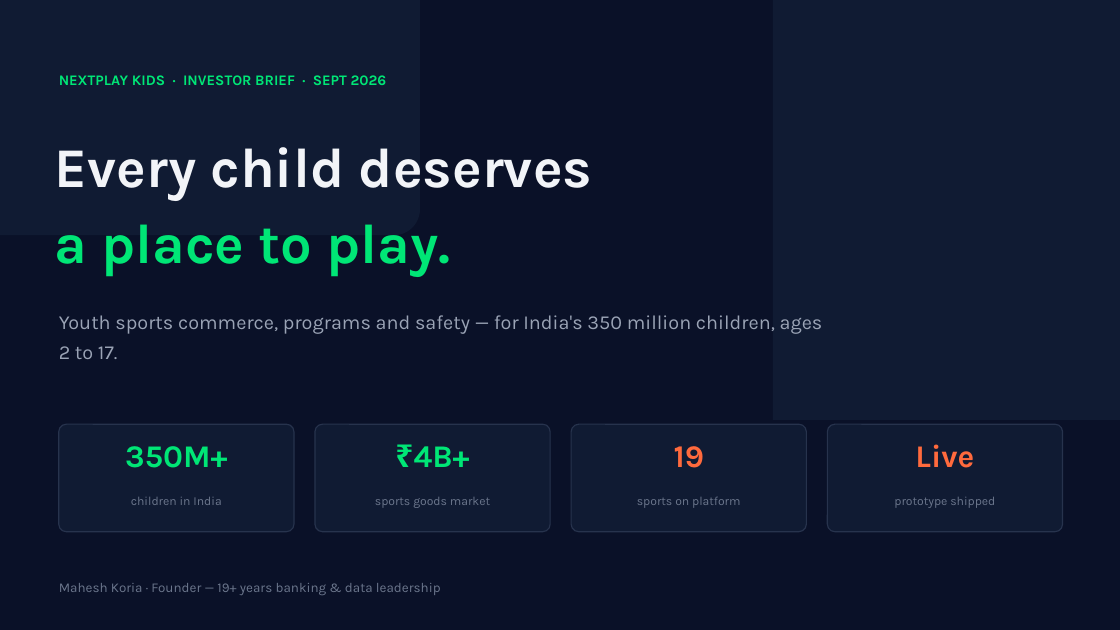
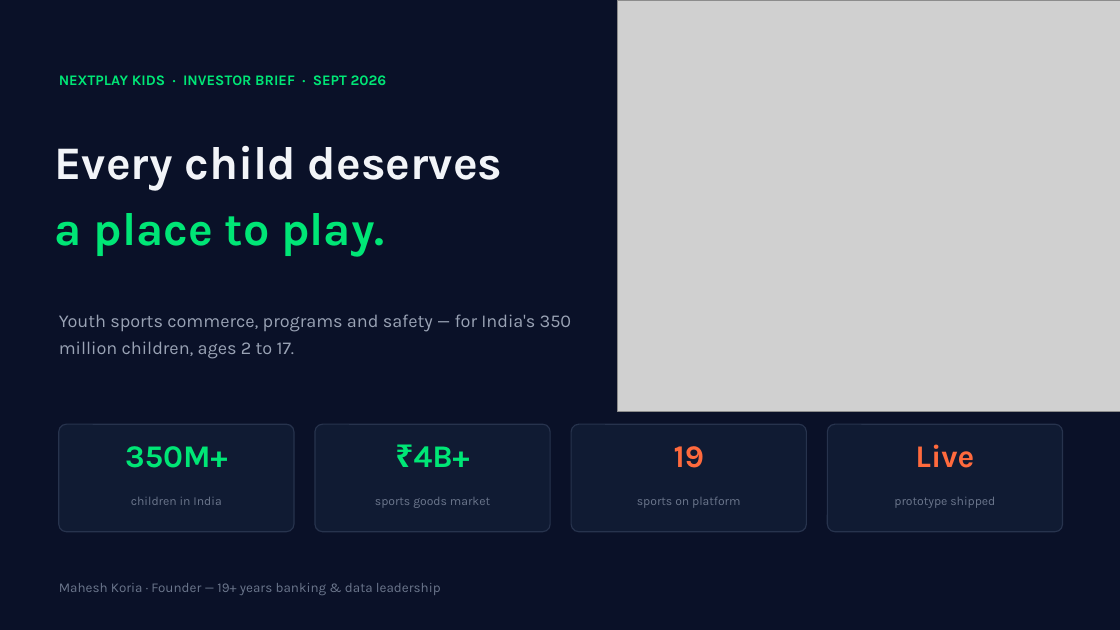
Before and after one commit to maheshkoriacourse/nextplay-kids, a slide deck: slide 1 of NextPlay-Kids-Investor-Pitch.pptx. Drawn at 1120x630 pixels with LibreOffice and Linux fonts; fonts in the diff are those of the drawing; grey boxes stand for pictures. Boxes give left, top, right and bottom in pixels: in the first picture for what was removed or moved away, otherwise in the second. Text is boxed around its words. In the diff, an @@ line names an element or a change of style, - is before the commit and + after.

Commit message:
deck: kids-action photos on title slide (full-bleed right panel) and closing slide (dojo band) — sweat & energy added

```diff
--- a/NextPlay-Kids-Investor-Pitch.pptx
+++ b/NextPlay-Kids-Investor-Pitch.pptx
@@ rounded rectangle removed at (0, 0, 420, 235) @@
@@ picture added at (618, 0, 1120, 412) @@
@@ rectangle removed at (773, 0, 1120, 420) @@
@@ text "Every child deserves" at (55, 145, 502, 256): size 48 to 40 pt; line spacing 1.02 to 1.05 @@
@@ text "Youth sports commerce, programs and ..." at (59, 314, 572, 359): size 17 to 15.5 pt @@
```
Also in this commit, not shown: 1 other slide changed, 3 other files.
